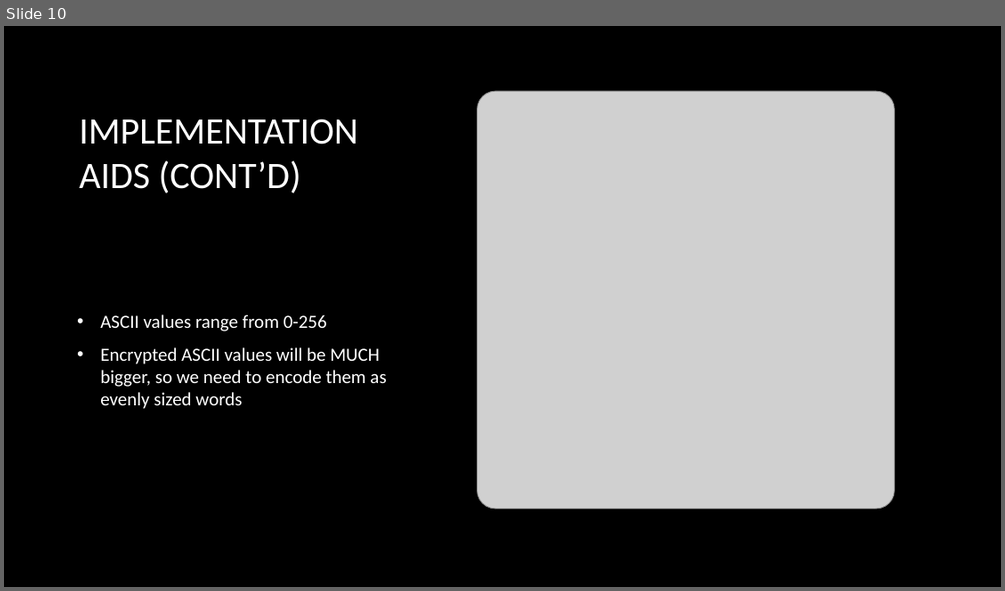
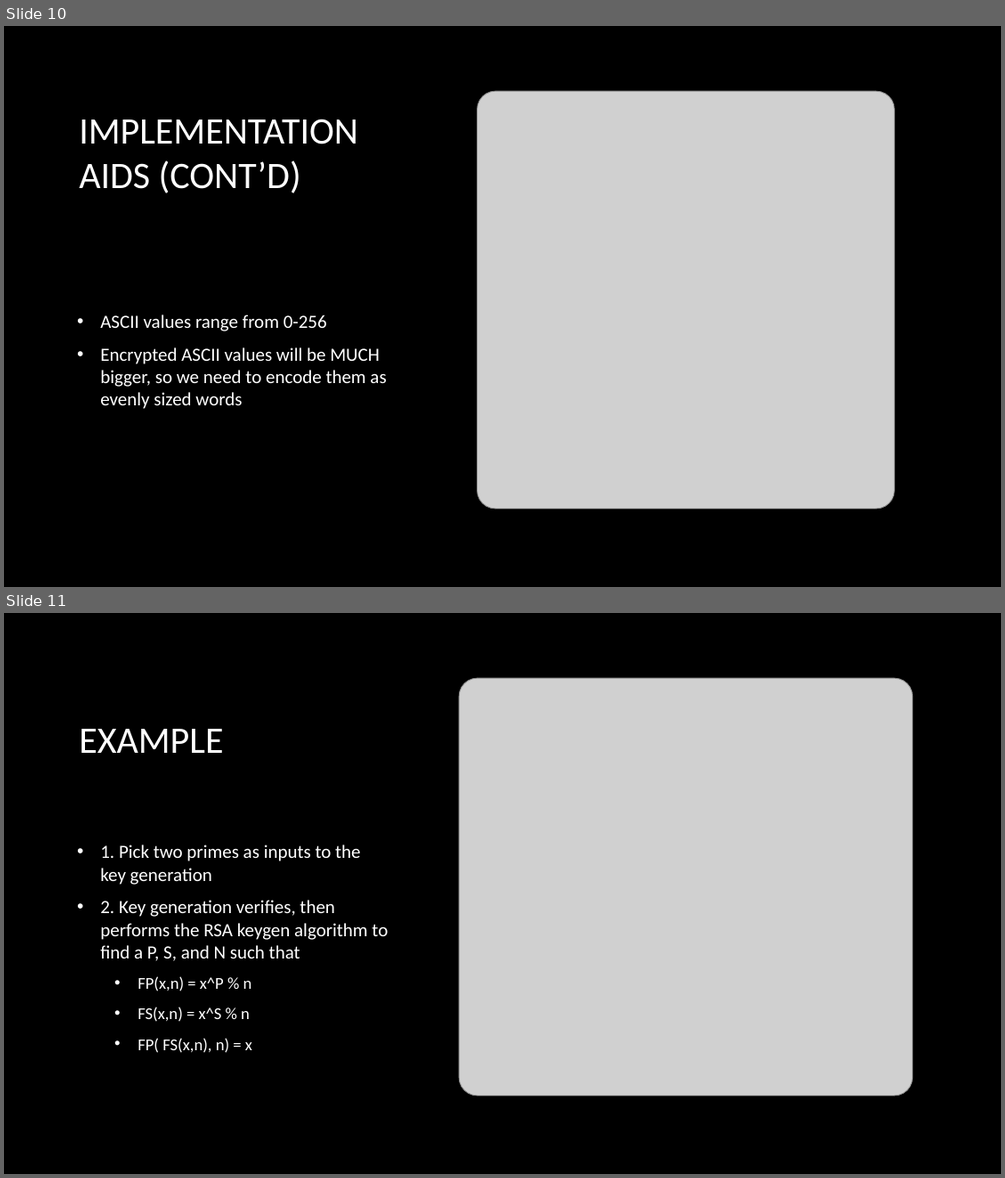
Before and after one commit to Deravadom/PostQuantumComputation, a slide deck: rsa/pres/rsa_presentation.pptx. Shown one above the other, each under a label of ours: slide 10 before the commit, slides 10 and 11 after it. The pictures are 1005x591 and 1005x1178 pixels, drawn with LibreOffice and Linux fonts; fonts in the diff are those of the drawing; grey boxes stand for pictures; background and template pictures are left out. Boxes give left, top, right and bottom in pixels: in the first picture for what was removed or moved away, otherwise in the second. Text is boxed around its words. In the diff, an @@ line names an element or a change of style, - is before the commit and + after.

```diff
--- a/rsa/pres/rsa_presentation.pptx
+++ b/rsa/pres/rsa_presentation.pptx
@@ slide 11 added at [4,613,1001,1174], background picture (left out) @@
@@ picture added at [460,678,914,1095] @@
@@ title added at [79,729,223,753], 36 pt, text #FFFFFF @@
+EXAMPLE
@@ text added at [100,844,388,1053], 18 pt, text #FFFFFF @@
+• 1. Pick two primes as inputs to the key generation
+• 2. Key generation verifies, then performs the RSA keygen algorithm to find a P, S, and N such that
+  • FP(x,n) = x^P % n
+  • FS(x,n) = x^S % n
+  • FP( FS(x,n), n) = x
```
Also in this commit, not shown: 3 other slides added, 1 slide removed.
